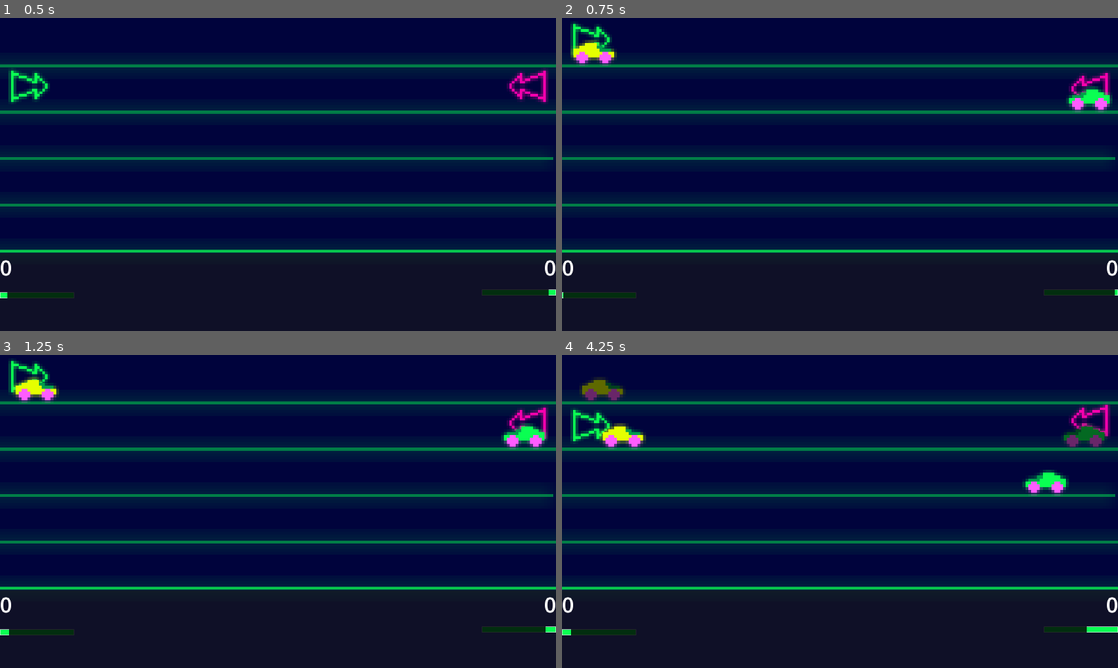
Above: before the commit, frames 1-4 (two rows, left to right).
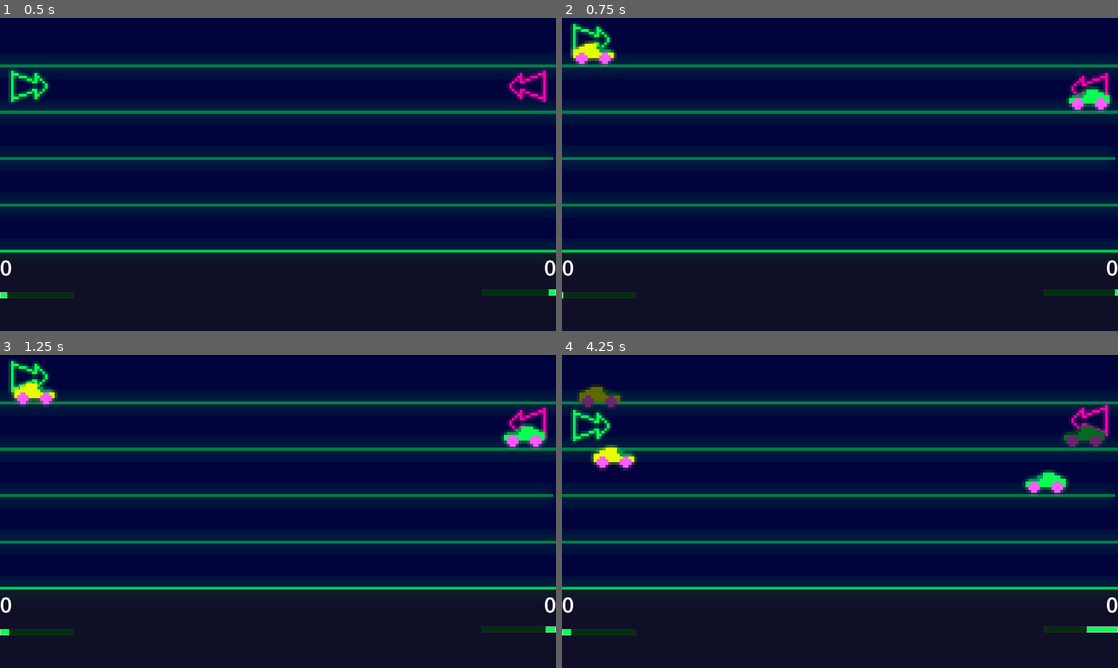
Above: after the commit, the same moments.

Repository: Neppord/battery-pact
Game: Godot game, scene res://main.tscn
The game is run twice, just before and just after one commit, with the same random seed, the same clock (stepped at 60 frames per second) and the same inputs.
Inputs:
- Up to frame 1 (0.5 s): no input
- Up to frame 2 (0.75 s): tap Enter (player_2_spawn) at 0.5 s; hold W (player_1_up) from 0.53 s (still down); tap Space (player_1_spawn) at 0.6 s
- Up to frame 3 (1.25 s): keep holding W (player_1_up)
- Up to frame 4 (4.25 s): release W (player_1_up) at 1.28 s; hold S (player_1_down) 1.28-2.03 s; tap one key every 0.75 s from 1.35 s: Down (player_2_down) Enter (player_2_spawn) Up (player_2_up) Space (player_1_spawn); hold W (player_1_up) 2.03-3.53 s; hold S (player_1_down) from 3.53 s (still down)

Frame 1 is identical in both runs. In frame 2, 0.1% of the frame differs, in the area x 1-10%, y 6-16%; in frame 3, 0.4%; in frame 4, 1.4%, in the area x 3-16%, y 7-38%.

Commit message:
Make yellow toy car move diagonally
Co-authored-by: Karl Wängberg <karlwangberg@gmail.com>

Diff:
--- a/main.gd
+++ b/main.gd
@@ -38,21 +38,21 @@
         var progress := timer_progress(player_1_battery)
         player_1_battery.start()
         player_1_cooldown.start()
-        spawn(TOY2, toy_position,Vector2.RIGHT, progress)
+        spawn(TOY2, toy_position,Vector2(1, 1), progress)
 
 func spawn_right(toy_position: Vector2) -> void:
     if player_2_cooldown.is_stopped():
         var progress := timer_progress(player_2_battery)
         player_2_battery.start()
         player_2_cooldown.start()
-        spawn(TOY, toy_position, Vector2.LEFT, progress)
+        spawn(TOY, toy_position, Vector2(-1, 1), progress)
 
 func spawn(toy_scene: PackedScene,toy_position: Vector2, direction: Vector2, charge:float) -> void:
     sfx_player.play()
     var toy := toy_scene.instantiate()
     get_tree().current_scene.add_child(toy) # or add_child(toy) depending on where you want it
     toy.global_position = toy_position
-    toy.direction = direction
+    toy.direction *= direction
     toy.charge = charge
 # Called when the node enters the scene tree for the first time.
 func _ready() -> void:
--- /dev/null
+++ b/toy2.gd
@@ -0,0 +1,29 @@
+extends RigidBody2D
+
+@onready var sprite: Sprite2D = $NeonToyCar
+@onready var sfx_player: AudioStreamPlayer2D = $"SFX player"
+
+const SPEED := 300.0
+var direction := Vector2.from_angle(PI/4).normalized()
+var charge: float = 1.
+
+func _ready() -> void:
+    add_to_group("toy")
+
+func _process(delta: float) -> void:
+    if direction.x > 0:
+        sprite.flip_h = false
+    else:
+        sprite.flip_h = true
+
+func _physics_process(delta: float) -> void:
+    if charge > 0:
+        charge -= delta/15
+        set_linear_velocity(direction * charge * SPEED)
+    else:
+        sprite.modulate = Color.DIM_GRAY
+
+
+func _on_body_entered(body: Node) -> void:
+    if !sfx_player.is_playing():
+        sfx_player.play() # Replace with function body.
--- a/toy2.tscn
+++ b/toy2.tscn
@@ -1,6 +1,6 @@
 [gd_scene format=3 uid="uid://c2r6i470ier6y"]
 
-[ext_resource type="Script" uid="uid://yp5n1lswdn0y" path="res://toy.gd" id="1_gjsum"]
+[ext_resource type="Script" uid="uid://b2edfmdarwhwm" path="res://toy2.gd" id="1_gjsum"]
 [ext_resource type="Texture2D" uid="uid://crjbsgcukerwm" path="res://aseprite/neon-toy-yellow.png" id="2_gjsum"]
 [ext_resource type="AudioStream" uid="uid://bnsvlcvh0vi0e" path="res://sfx/shoot.wav" id="3_vwahc"]
 [ext_resource type="AudioStream" uid="uid://clvpoao5ac7lu" path="res://sfx/hit.wav" id="4_jybtt"]
@@ -17,7 +17,6 @@
 stream_2/stream = ExtResource("5_o31l6")
 
 [node name="Toy2" type="RigidBody2D" unique_id=1072743980]
-position = Vector2(-5, 0)
 gravity_scale = 0.0
 contact_monitor = true
 max_contacts_reported = 16
Not shown, added: toy2.gd.uid
Not shown, changed: TODO.md
